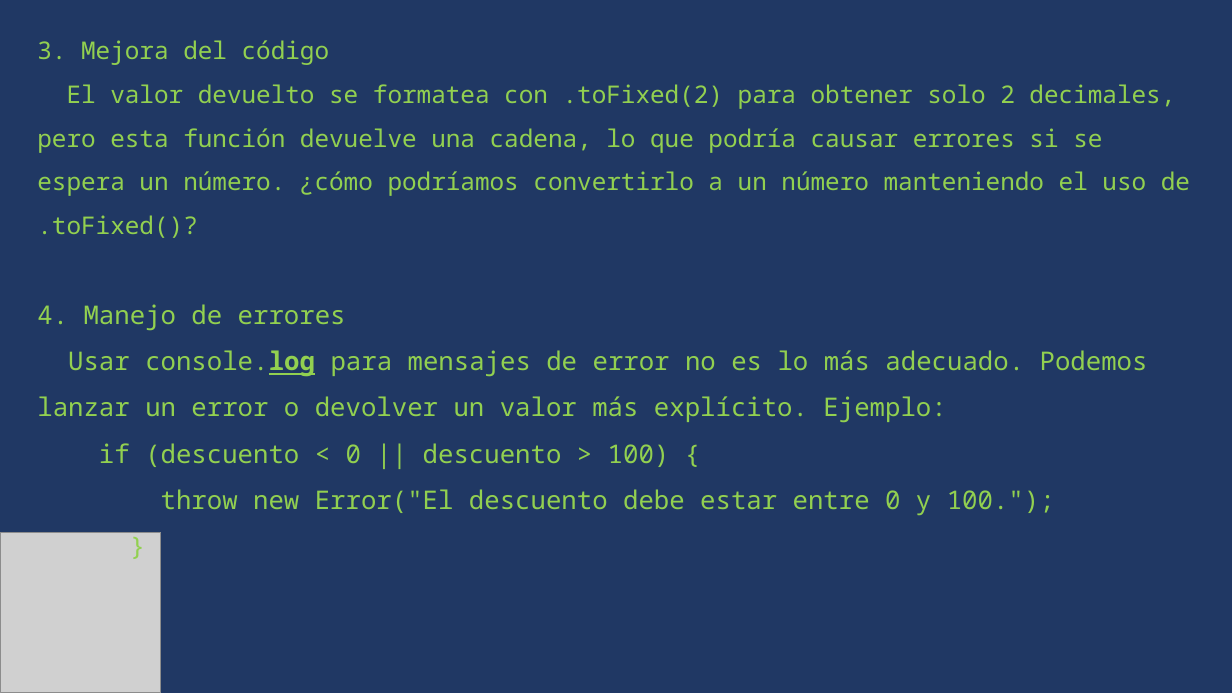
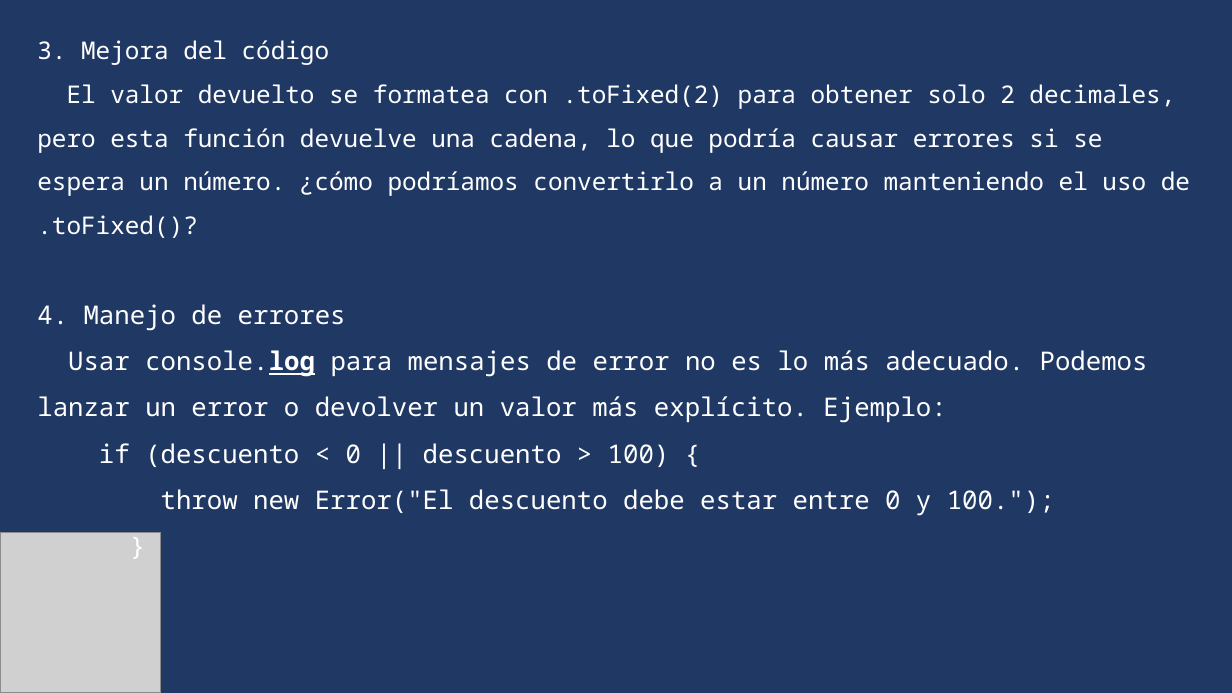
Before and after one commit to Ariel-GonzAguer/clubCodigo-Community, a slide deck: slide 33 of Código_Club_eventoInaugural-Presentación_PPT.pptx. Drawn at 1232x693 pixels with LibreOffice and Linux fonts; fonts in the diff are those of the drawing; grey boxes stand for pictures. Boxes give left, top, right and bottom in pixels: in the first picture for what was removed or moved away, otherwise in the second. Text is boxed around its words. In the diff, an @@ line names an element or a change of style, - is before the commit and + after.

```diff
--- a/Código_Club_eventoInaugural-Presentación_PPT.pptx
+++ b/Código_Club_eventoInaugural-Presentación_PPT.pptx
@@ text "3. Mejora del código" at [37,40,1190,516]: text colour #92D050 to #FFFFFF @@
```
Also in this commit, not shown: 7 other slides changed, 5 slides added, 2 slides removed, 2 other files.
